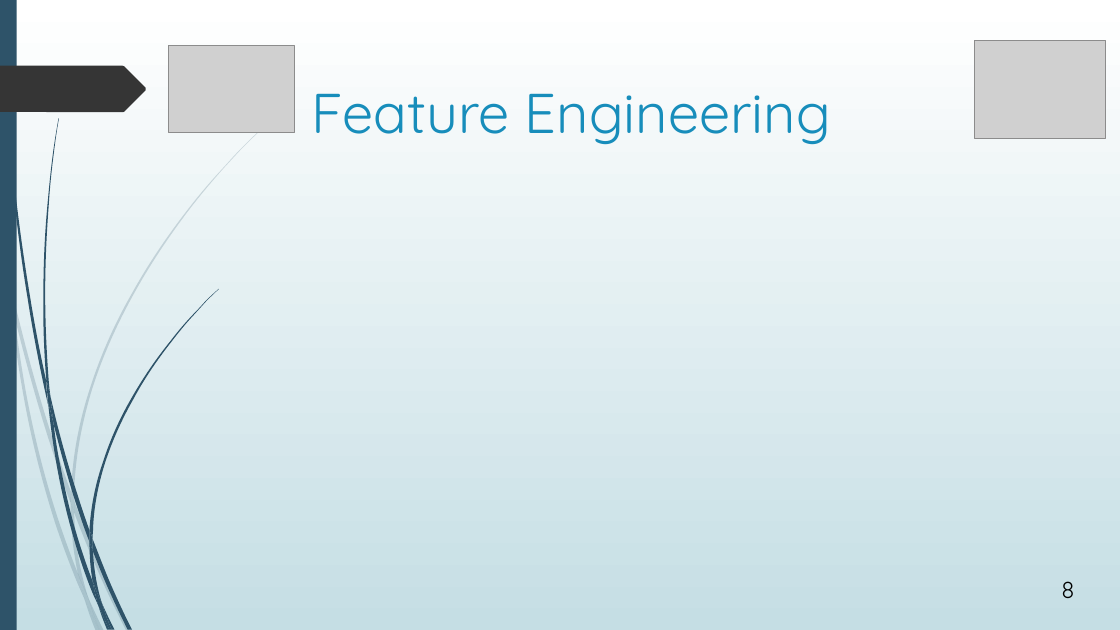
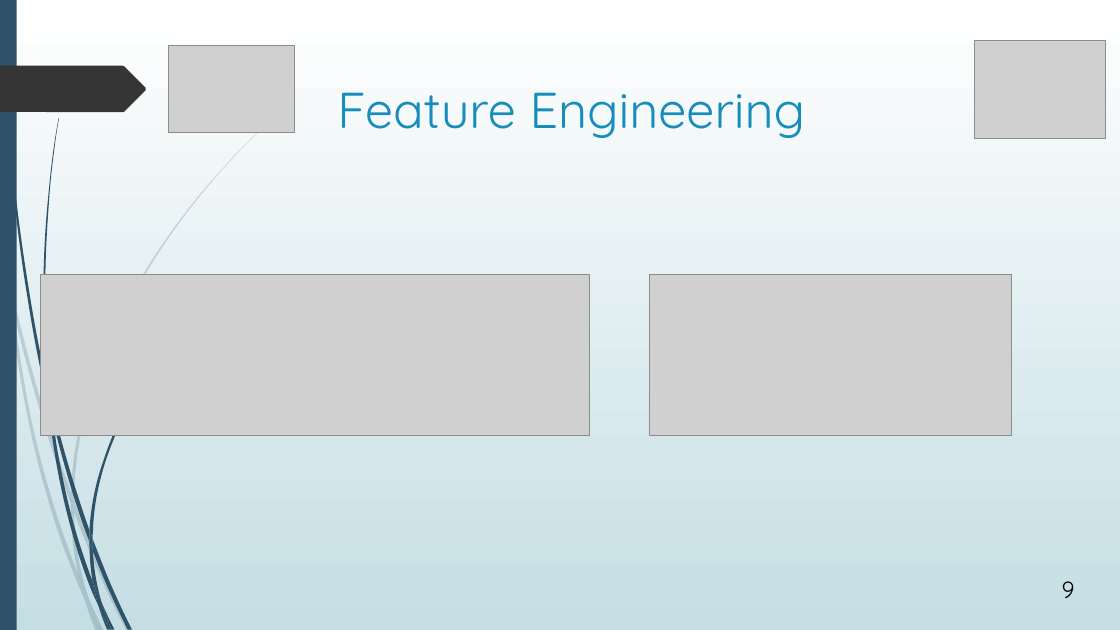
Before and after one commit to avasile96/CAD, a slide deck: slide 9 of Presentation_updated.pptx (slide 8 before the commit). Drawn at 1120x630 pixels with LibreOffice and Linux fonts; fonts in the diff are those of the drawing; grey boxes stand for pictures. Boxes give left, top, right and bottom in pixels: in the first picture for what was removed or moved away, otherwise in the second. Text is boxed around its words. In the diff, an @@ line names an element or a change of style, - is before the commit and + after.

Commit message:
up

```diff
--- a/Presentation_updated.pptx
+++ b/Presentation_updated.pptx
@@ title "Feature Engineering" at [337, 92, 806, 138]: size 48 to 43.2 pt @@
@@ picture added at [41, 275, 590, 436] @@
@@ picture added at [650, 275, 1012, 435] @@
@@ freeform shape removed at [46, 377, 54, 424] @@
@@ page number at [1062, 581, 1075, 598]: text changed @@
-8
+9
```
Also in this commit, not shown: 3 other slides changed, 3 slides added, 3 slides removed.
